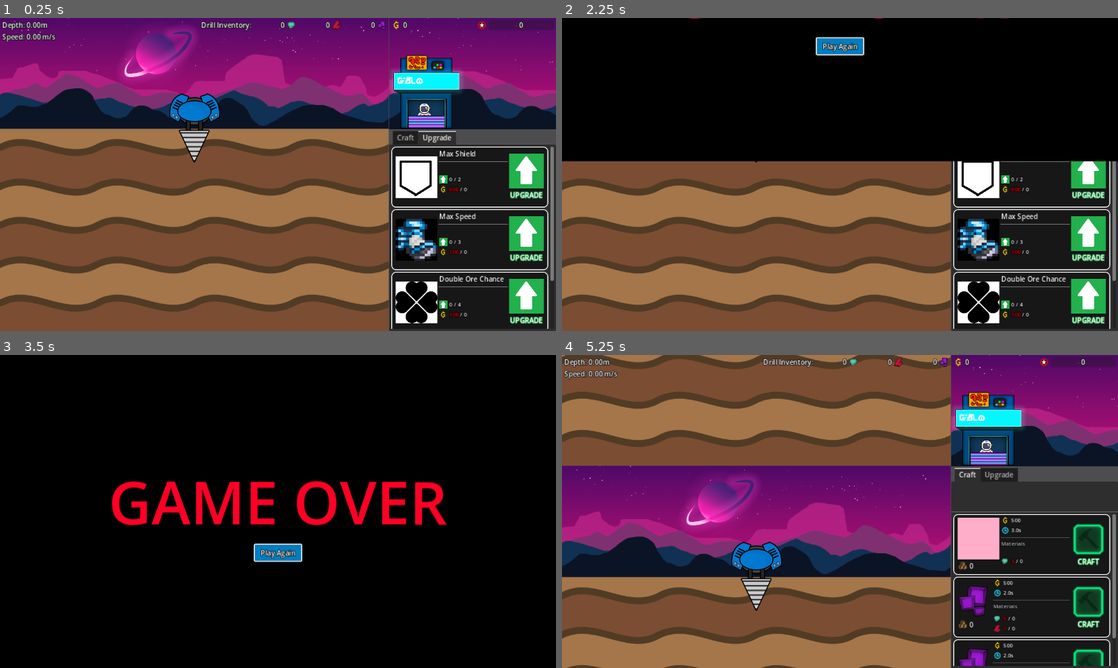
Above: before the commit, frames 1-4 (two rows, left to right).
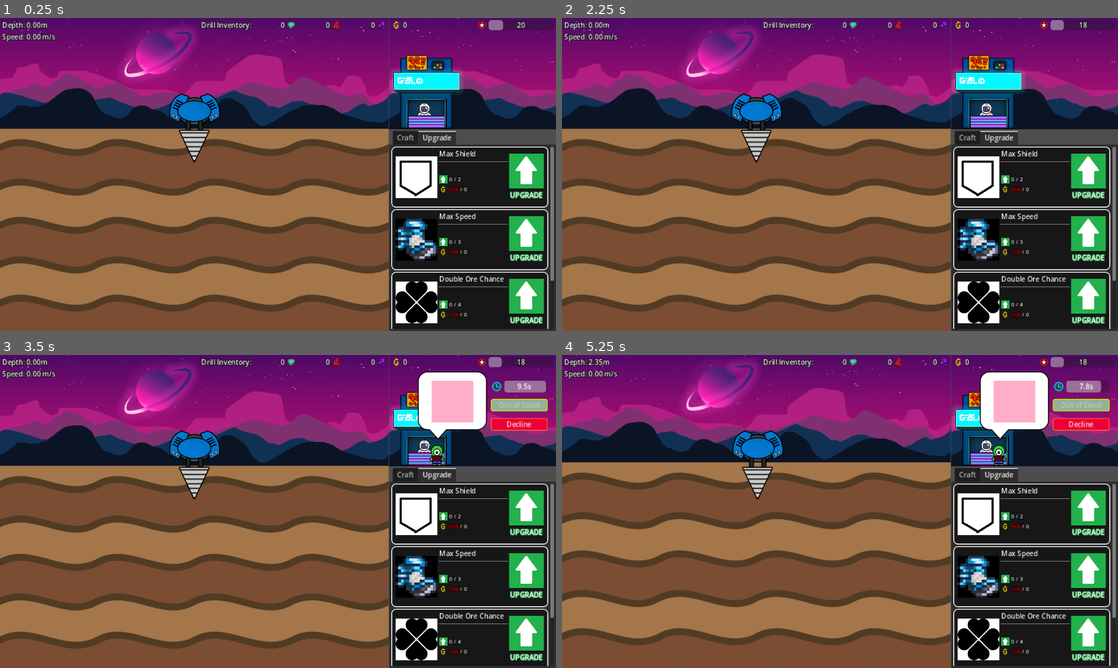
Above: after the commit, the same moments.

Repository: aNotSoCleverName/mechanicore
Game: Godot game, scene res://Main.tscn
The game is run twice, just before and just after one commit, with the same random seed, the same clock (stepped at 60 frames per second) and the same inputs.
Inputs (mouse positions are in pixels of both pictures, inside the frame that each line leads up to):
- Up to frame 1 (0.25 s): no input
- Up to frame 2 (2.25 s): click "Continue" at 0.5 s; click "Continue" at 1.25 s; click "Decline" at 2 s
- Up to frame 3 (3.5 s): click (278, 527) at 2.75 s, where only the run before the commit has a clickable "Play Again"
- Up to frame 4 (5.25 s): click (840, 552) at 3.5 s, where only the run before the commit has a clickable "Play Again"; tap Enter (ui_accept) at 4.25, 4.52 s; hold Right (ui_right) 4.28-5.03 s; tap R at 4.35, 5.1 s; hold Down (ui_down) from 5.03 s (still down)

The runs differ from the first frame. In frame 1, 0.1% of the frame differs, in the area x 87-95%, y 0-4%; in frame 2, 45%; in frame 3, 90%, in the area x 0-100%, y 0-100%; in frame 4, 79%.

Commit message:
Changed default reputation

Diff:
--- a/Base/Shop/Reputation.gd
+++ b/Base/Shop/Reputation.gd
@@ -1,6 +1,6 @@
 extends HBoxContainer
 
-const DEFAULT_REPUTATION = 0;
+const DEFAULT_REPUTATION = 20;
 
 var _reputation: int:
 	get:
